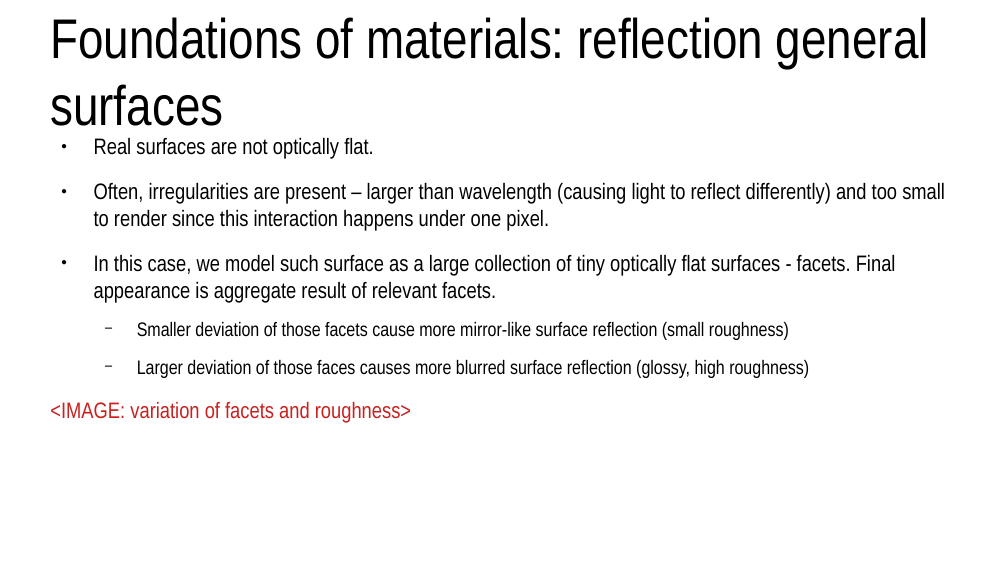
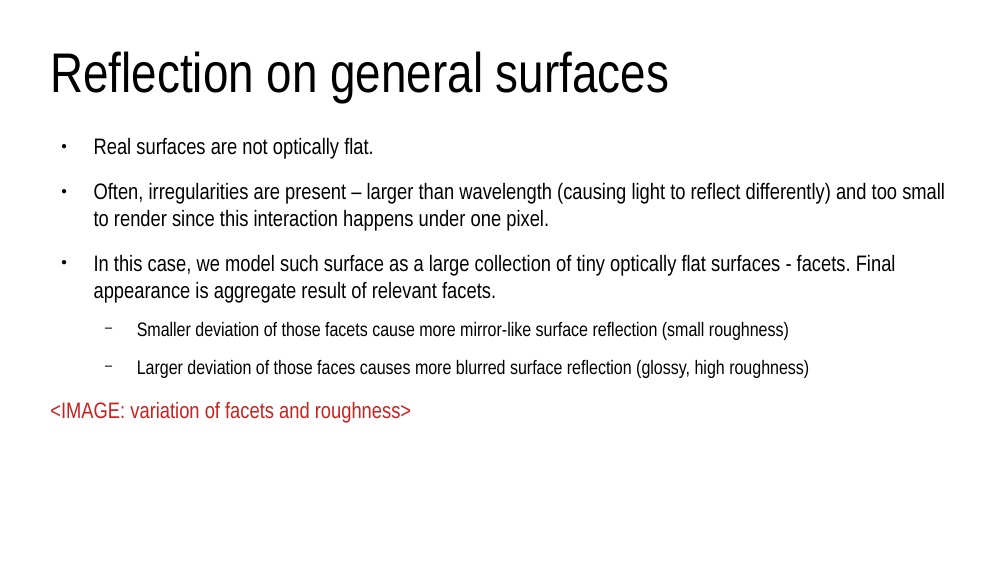
Before and after one commit to lorentzo/IntroductionToComputerGraphics, a slide deck: slide 8 of lectures/3_foundations_3d_scene/3_2_2_3D_models_material.odp (slide 7 before the commit). Drawn at 1008x567 pixels with LibreOffice and Linux fonts; fonts in the diff are those of the drawing. Boxes give left, top, right and bottom in pixels: in the first picture for what was removed or moved away, otherwise in the second. Text is boxed around its words. In the diff, an @@ line names an element or a change of style, - is before the commit and + after.

```diff
--- a/lectures/3_foundations_3d_scene/3_2_2_3D_models_material.odp
+++ b/lectures/3_foundations_3d_scene/3_2_2_3D_models_material.odp
@@ title at (50, 51, 669, 102): text changed @@
-Foundations of materials: reflection general surfaces
+Reflection on general surfaces
```
Also in this commit, not shown: 4 other slides changed, 6 slides added, 5 other files.
